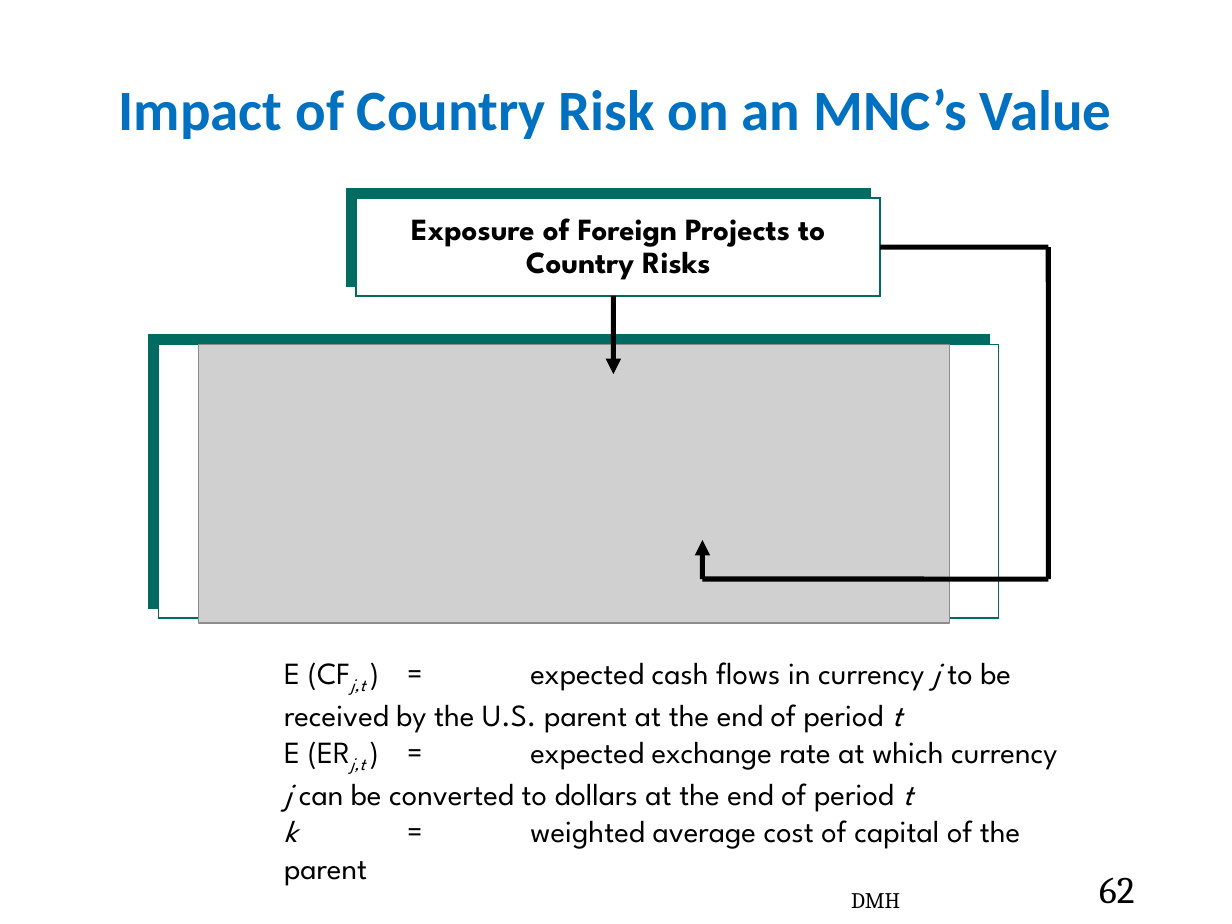
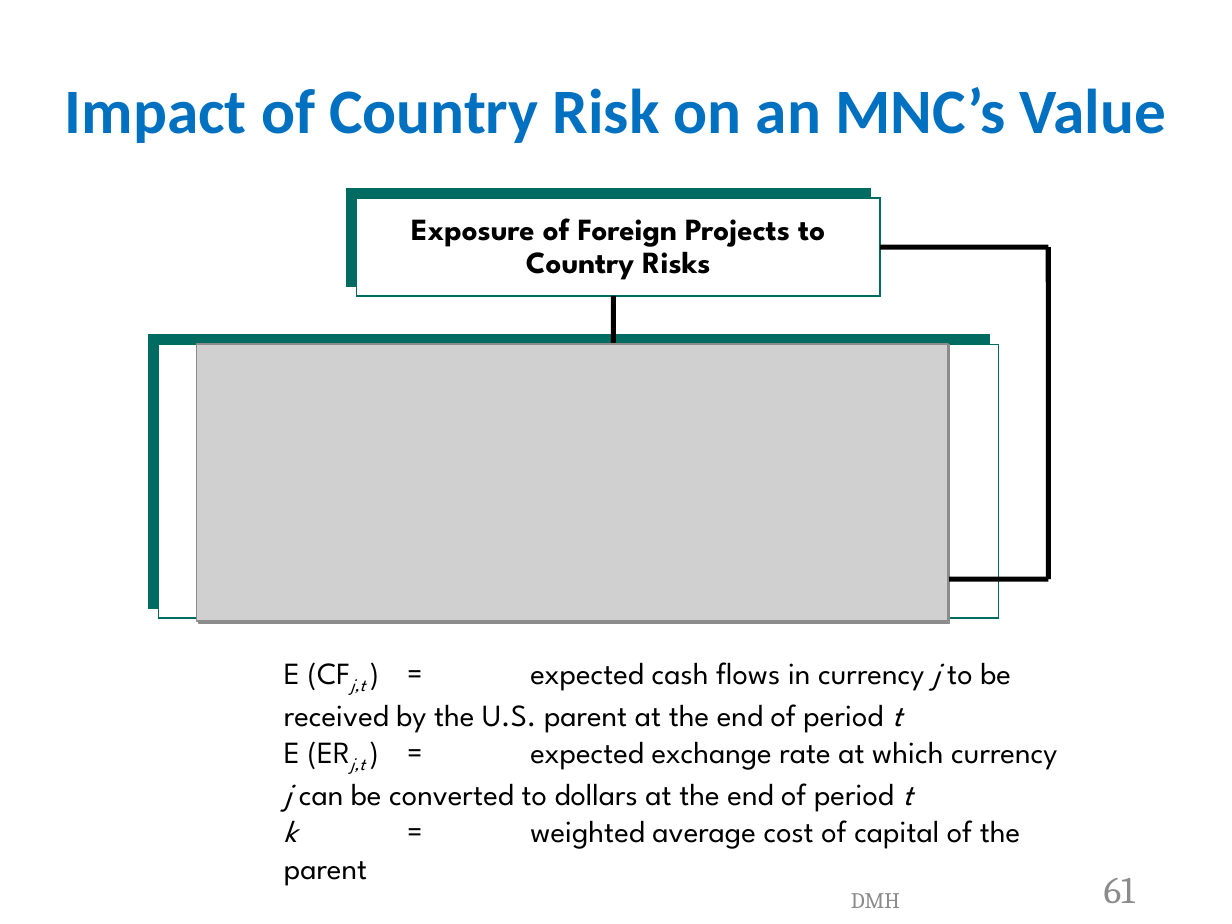
Before and after one commit to shyed2001/Asset-Management-ERP-MBA, a slide deck: slide 61 of 6. Direct Foreign Investment.pptx (slide 62 before the commit). Drawn at 1232x924 pixels with LibreOffice and Linux fonts; fonts in the diff are those of the drawing; grey boxes stand for pictures. Boxes give left, top, right and bottom in pixels: in the first picture for what was removed or moved away, otherwise in the second. Text is boxed around its words. In the diff, an @@ line names an element or a change of style, - is before the commit and + after.

```diff
--- a/6. Direct Foreign Investment.pptx
+++ b/6. Direct Foreign Investment.pptx
@@ title "Impact of Country Risk on ..." at [65,87,1166,143]: size 33.3 to 37 pt @@
@@ picture added at [197,344,949,621] @@
@@ arrow removed from (702, 579) to (702, 540) @@
@@ text "E (CFj,t ) = expected ..." rewrapped from [284,662,1057,849] to [284,662,1057,886] @@
@@ text "DMH" at [851,893,900,908]: text colour #000000 to #8B8B8B @@
@@ page number at [1104,878,1135,903]: text changed; text colour #000000 to #8B8B8B @@
-62
+61
```
Also in this commit, not shown: 63 other slides changed, 1 slide removed.
